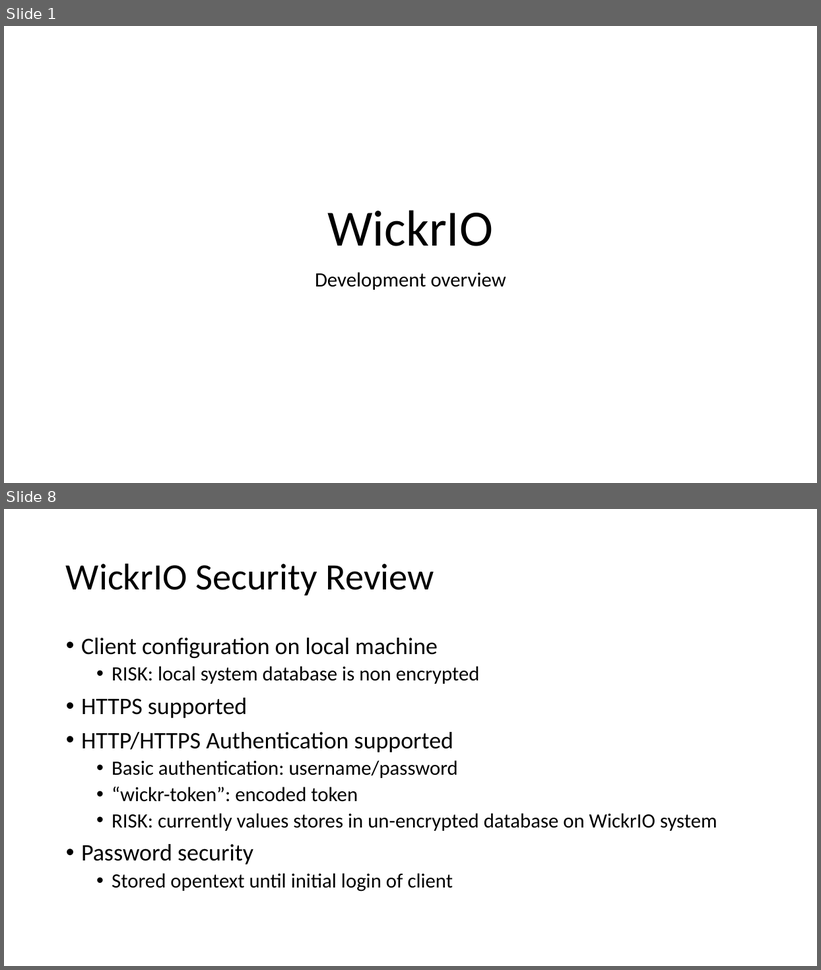
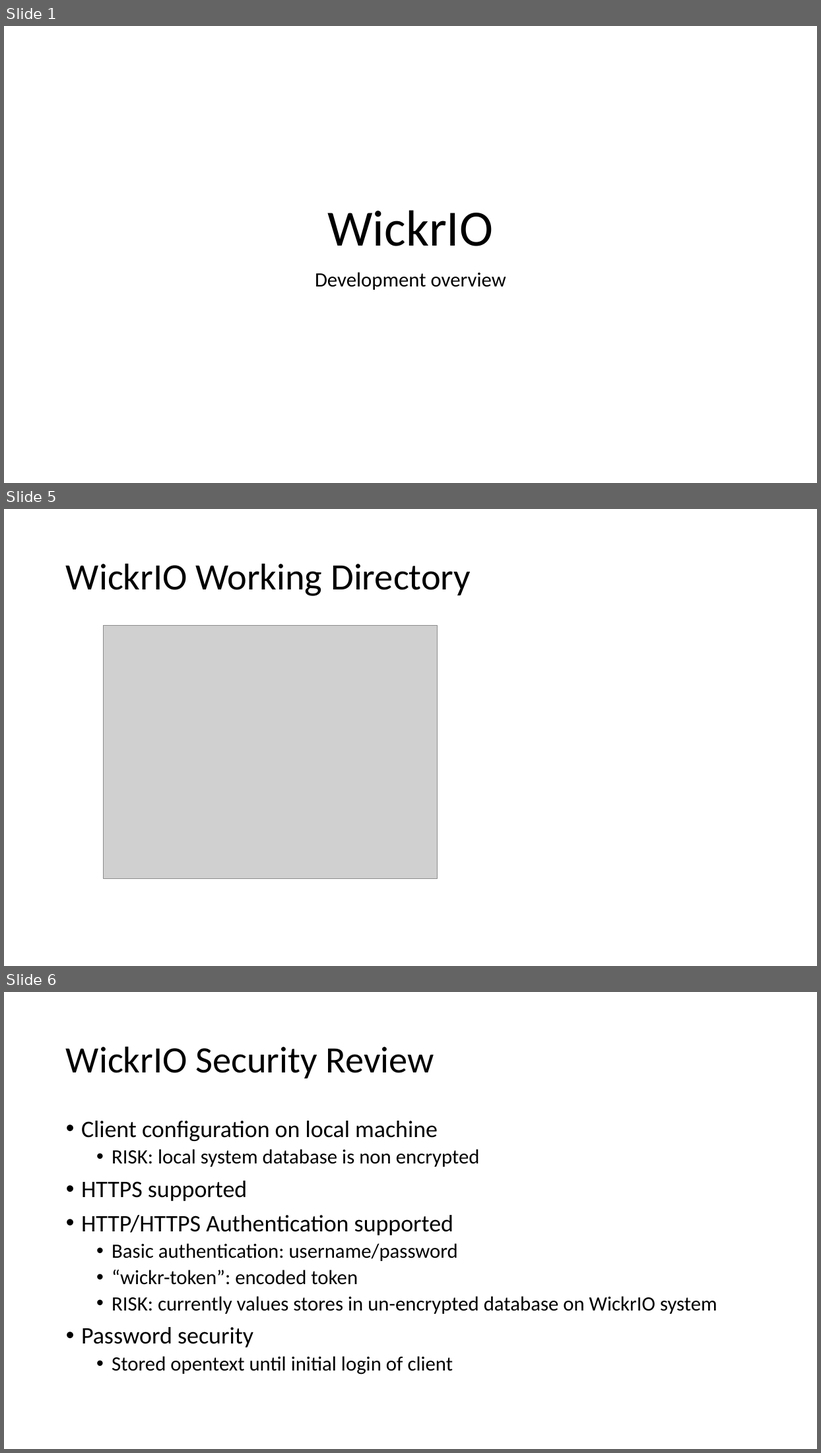
Before and after one commit to WickrInc/wickrio_addon, a slide deck: docs/design/WickrIO_DevelopmentOverview.pptx. Shown one above the other, each under a label of ours: slides 1 and 8 before the commit, slides 1, 5 and 6 after it; the slides between them are not shown. The pictures are 821x970 and 821x1453 pixels, drawn with LibreOffice and Linux fonts; fonts in the diff are those of the drawing; grey boxes stand for pictures. Boxes give left, top, right and bottom in pixels: in the first picture for what was removed or moved away, otherwise in the second. Text is boxed around its words. In the diff, an @@ line names an element or a change of style, - is before the commit and + after.

```diff
--- a/docs/design/WickrIO_DevelopmentOverview.pptx
+++ b/docs/design/WickrIO_DevelopmentOverview.pptx
@@ slide 5 added at (x1=4, y1=509, x2=817, y2=966), background #FFFFFF @@
@@ title added at (x1=66, y1=563, x2=471, y2=596), 44 pt, text #000000 @@
+WickrIO Working Directory
@@ picture added at (x1=104, y1=626, x2=437, y2=879) @@
@@ what was slide 8 is now slide 6 @@
```
Also in this commit, not shown: 2 slides changed, 1 other slide added, 4 slides removed.
